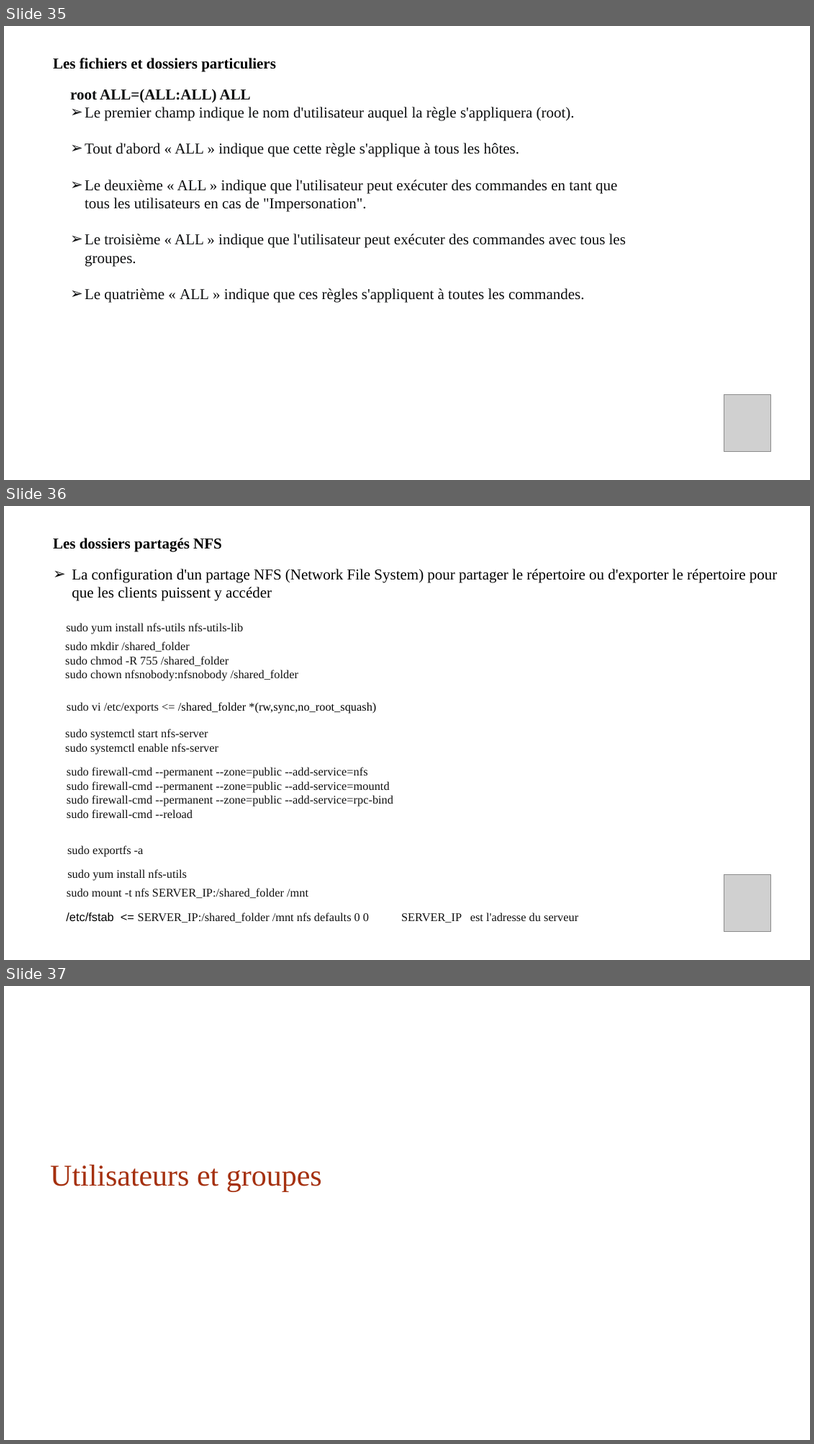
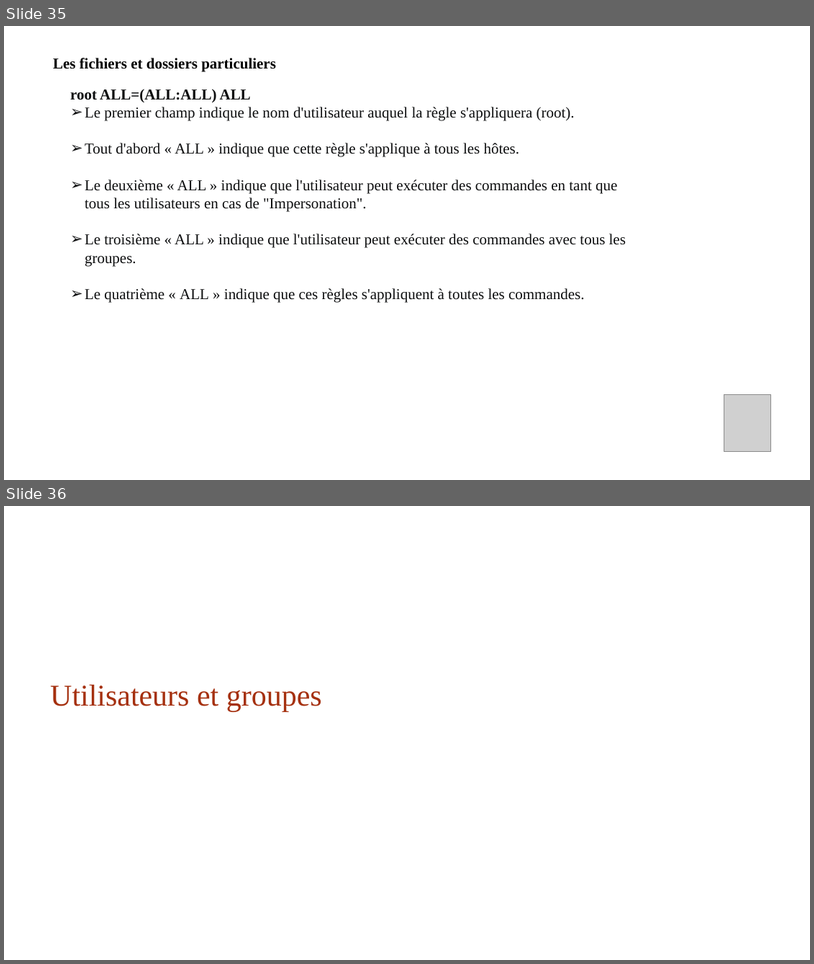
Before and after one commit to bejaouibechir/Devops2024, a slide deck: 1.Linux/0.Linux pour Devops.ppt. Shown one above the other, each under a label of ours: slides 35, 36 and 37 before the commit, slides 35 and 36 after it. The pictures are 814x1444 and 814x964 pixels, drawn with LibreOffice and Linux fonts; fonts in the diff are those of the drawing; grey boxes stand for pictures. Boxes give left, top, right and bottom in pixels: in the first picture for what was removed or moved away, otherwise in the second. Text is boxed around its words. In the diff, an @@ line names an element or a change of style, - is before the commit and + after.

```diff
--- a/1.Linux/0.Linux pour Devops.ppt
+++ b/1.Linux/0.Linux pour Devops.ppt
@@ slide 36 removed at <box>4,506,810,960</box>, background #FFFFFF @@
@@ text removed at <box>53,538,222,552</box> @@
-Les dossiers partagés NFS
@@ text removed at <box>72,569,777,601</box> @@
-➢ La configuration d'un partage NFS (Network File System) pour partager le répertoire ou d'exporter le répertoire pour que les clients puissent y accéder
@@ text removed at <box>66,623,243,634</box> @@
-sudo yum install nfs-utils nfs-utils-lib
@@ text removed at <box>65,641,298,681</box> @@
-sudo mkdir /shared_folder
-sudo chmod -R 755 /shared_folder
-sudo chown nfsnobody:nfsnobody /shared_folder
@@ text removed at <box>67,702,376,713</box> @@
-sudo vi /etc/exports <= /shared_folder *(rw,sync,no_root_squash)
@@ text removed at <box>65,728,219,754</box> @@
-sudo systemctl start nfs-server
-sudo systemctl enable nfs-server
@@ text removed at <box>67,767,394,818</box> @@
-sudo firewall-cmd --permanent --zone=public --add-service=nfs
-sudo firewall-cmd --permanent --zone=public --add-service=mountd
-sudo firewall-cmd --permanent --zone=public --add-service=rpc-bind
-sudo firewall-cmd --reload
@@ text removed at <box>67,845,144,857</box> @@
-sudo exportfs -a
@@ text removed at <box>67,869,187,880</box> @@
-sudo yum install nfs-utils
@@ text removed at <box>67,888,309,898</box> @@
-sudo mount -t nfs SERVER_IP:/shared_folder /mnt
@@ picture removed at <box>725,873,771,931</box> @@
@@ text removed at <box>66,912,579,922</box> @@
-/etc/fstab <= SERVER_IP:/shared_folder /mnt nfs defaults 0 0 SERVER_IP est l'adresse du serveur
@@ what was slide 37 is now slide 36 @@
```
Also in this commit, not shown: 4 slides changed, 1 other file.
